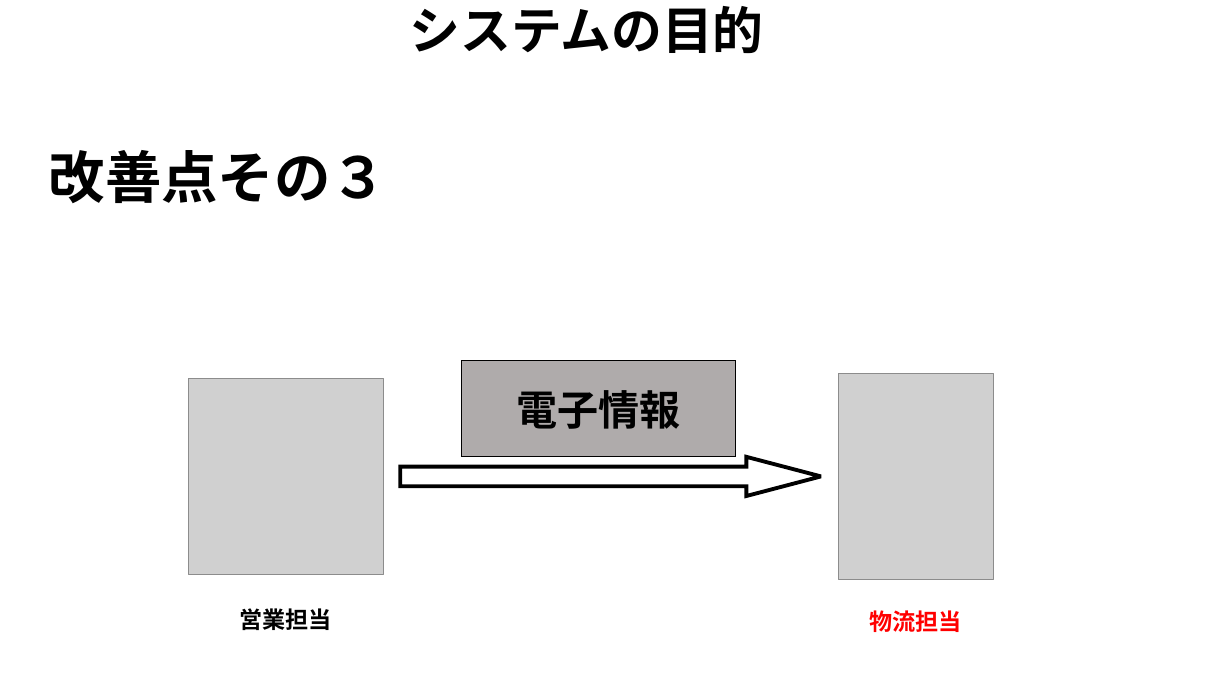
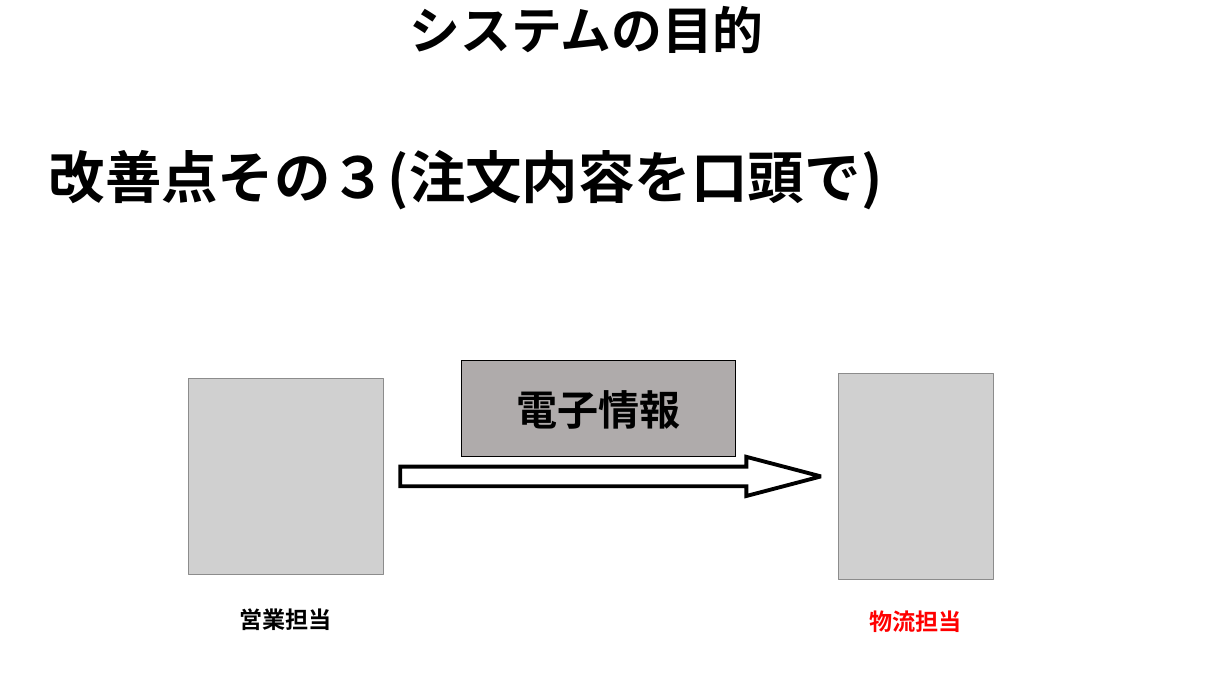
Before and after one commit to Yamanin3/system-devel, a slide deck: slide 7 of 企画発表プレゼンテーション.pptx. Drawn at 1232x693 pixels with LibreOffice and Linux fonts; fonts in the diff are those of the drawing; grey boxes stand for pictures; background and template pictures are left out. Boxes give left, top, right and bottom in pixels: in the first picture for what was removed or moved away, otherwise in the second. Text is boxed around its words. In the diff, an @@ line names an element or a change of style, - is before the commit and + after.

```diff
--- a/企画発表プレゼンテーション.pptx
+++ b/企画発表プレゼンテーション.pptx
@@ text at (x1=49, y1=150, x2=883, y2=210): text changed @@
-改善点その３
+改善点その３(注文内容を口頭で)
```
Also in this commit, not shown: 3 other slides changed.
